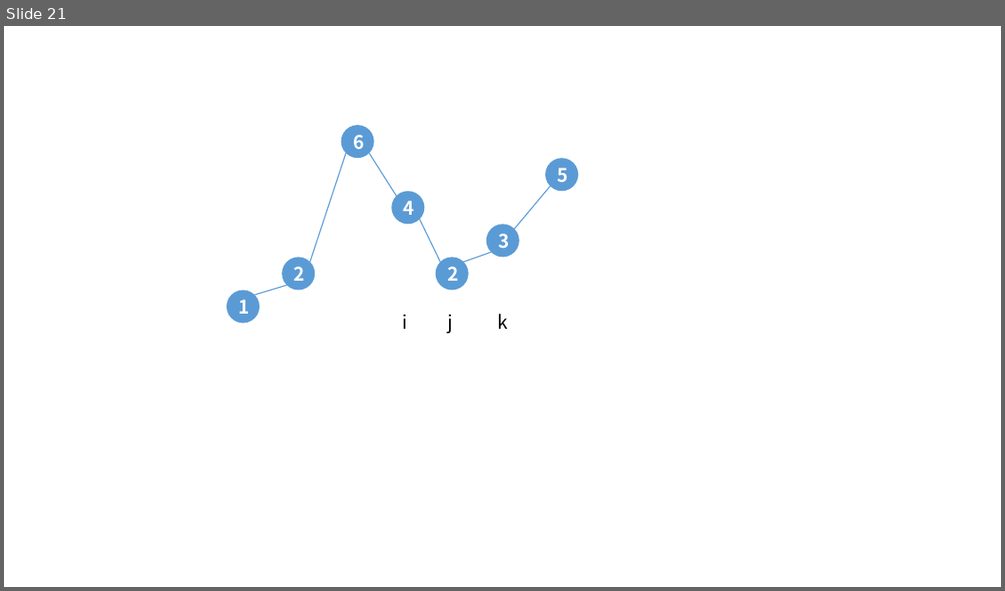
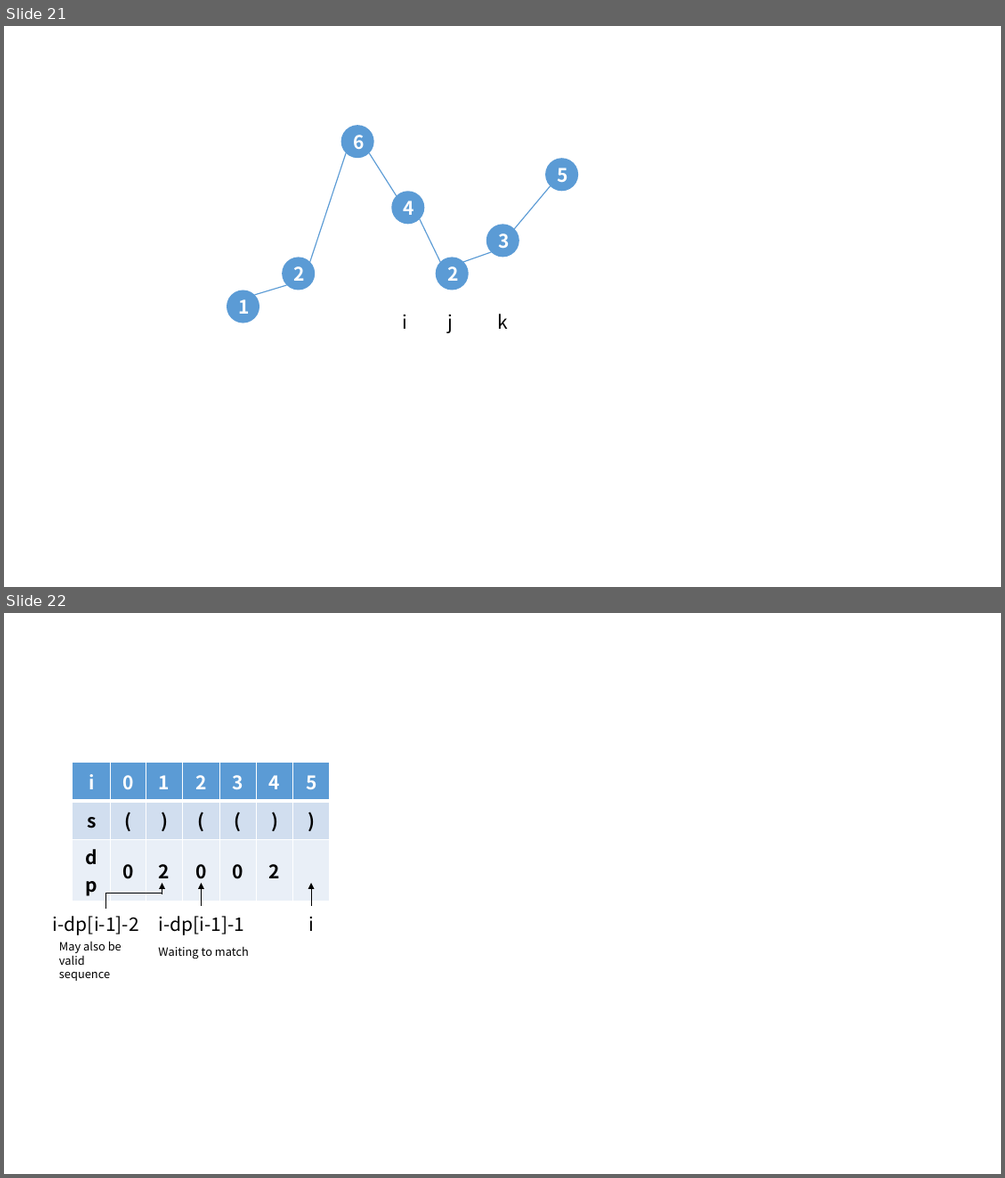
Before and after one commit to NeilJnDa/LeetCode, a slide deck: docs/Image.pptx. Shown one above the other, each under a label of ours: slide 21 before the commit, slides 21 and 22 after it. The pictures are 1005x591 and 1005x1178 pixels, drawn with LibreOffice and Linux fonts; fonts in the diff are those of the drawing. Boxes give left, top, right and bottom in pixels: in the first picture for what was removed or moved away, otherwise in the second. Text is boxed around its words. In the diff, an @@ line names an element or a change of style, - is before the commit and + after.

```diff
--- a/docs/Image.pptx
+++ b/docs/Image.pptx
@@ slide 22 added at bbox=[4, 613, 1001, 1174], background #FFFFFF @@
@@ table added at bbox=[73, 763, 330, 883], 3 rows, 7 columns @@
+i | 0 | 1 | 2 | 3 | 4 | 5
+s | ( | ) | ( | ( | ) | )
+dp | 0 | 2 | 0 | 0 | 2 | 
@@ elbow line added from (106, 909) to (162, 892), #000000 0.5 pt @@
@@ arrow added from (162, 894) to (162, 883), #000000 0.5 pt @@
@@ arrow added from (202, 906) to (202, 883), #000000 0.5 pt @@
@@ arrow added from (311, 906) to (311, 883), #000000 0.5 pt @@
@@ text added at bbox=[53, 916, 139, 935], 18 pt, text #000000 @@
+i-dp[i-1]-2
@@ text added at bbox=[158, 916, 244, 935], 18 pt, text #000000 @@
+i-dp[i-1]-1
@@ text added at bbox=[309, 916, 315, 931], 18 pt, text #000000 @@
+i
@@ text added at bbox=[59, 941, 121, 981], 11 pt, text #000000 @@
+May also be valid sequence
@@ text added at bbox=[158, 946, 249, 959], 11 pt, text #000000 @@
+Waiting to match
```
Also in this commit, not shown: 3 other files.
